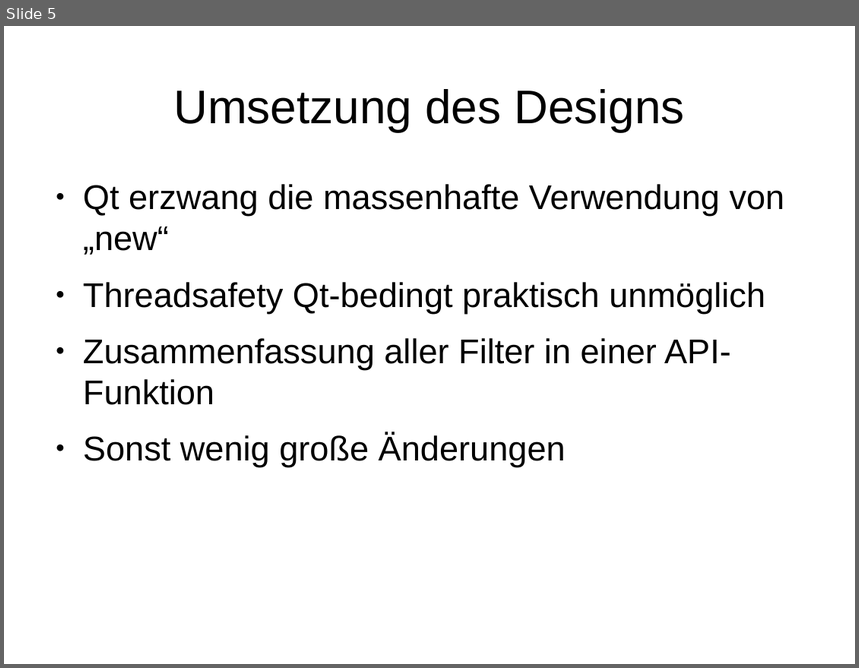
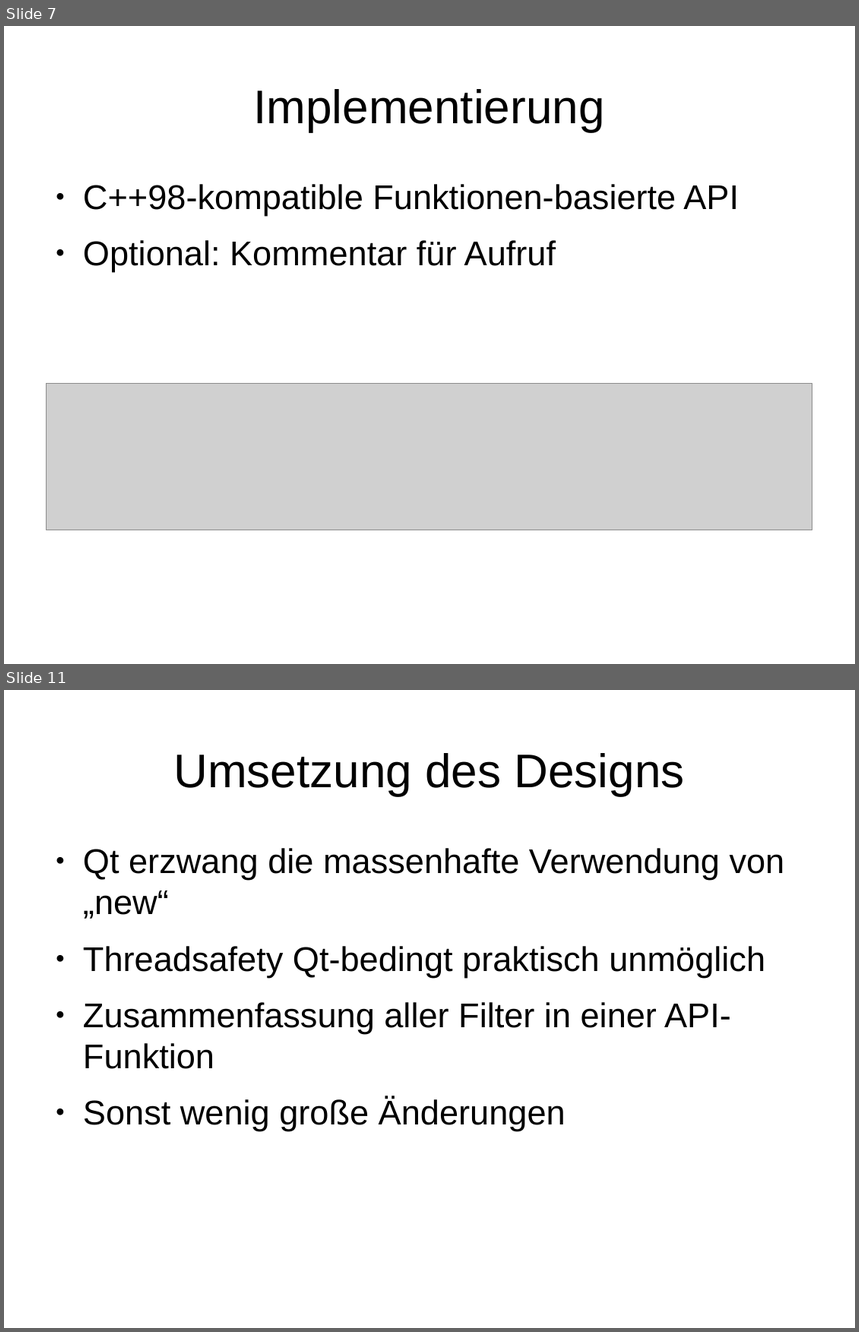
Before and after one commit to CVVisualPSETeam/Dokumente, a slide deck: Presentation/presentation.odp. Shown one above the other, each under a label of ours: slide 5 before the commit, slides 7 and 11 after it; the slides between them are not shown. The pictures are 859x668 and 859x1332 pixels, drawn with LibreOffice and Linux fonts; fonts in the diff are those of the drawing; grey boxes stand for pictures. Boxes give left, top, right and bottom in pixels: in the first picture for what was removed or moved away, otherwise in the second. Text is boxed around its words. In the diff, an @@ line names an element or a change of style, - is before the commit and + after.

```diff
--- a/Presentation/presentation.odp
+++ b/Presentation/presentation.odp
@@ slide 7 added at (4, 26, 855, 664), background #FFFFFF @@
@@ title added at (253, 89, 604, 132), 44 pt, text #000000 @@
+Implementierung
@@ text added at (83, 184, 739, 272), 32 pt, text #000000 @@
+● C++98-kompatible Funktionen-basierte API
+● Optional: Kommentar für Aufruf
@@ picture added at (47, 384, 813, 531) @@
@@ what was slide 5 is now slide 11 @@
```
Also in this commit, not shown: 4 slides changed, 8 other slides added.
